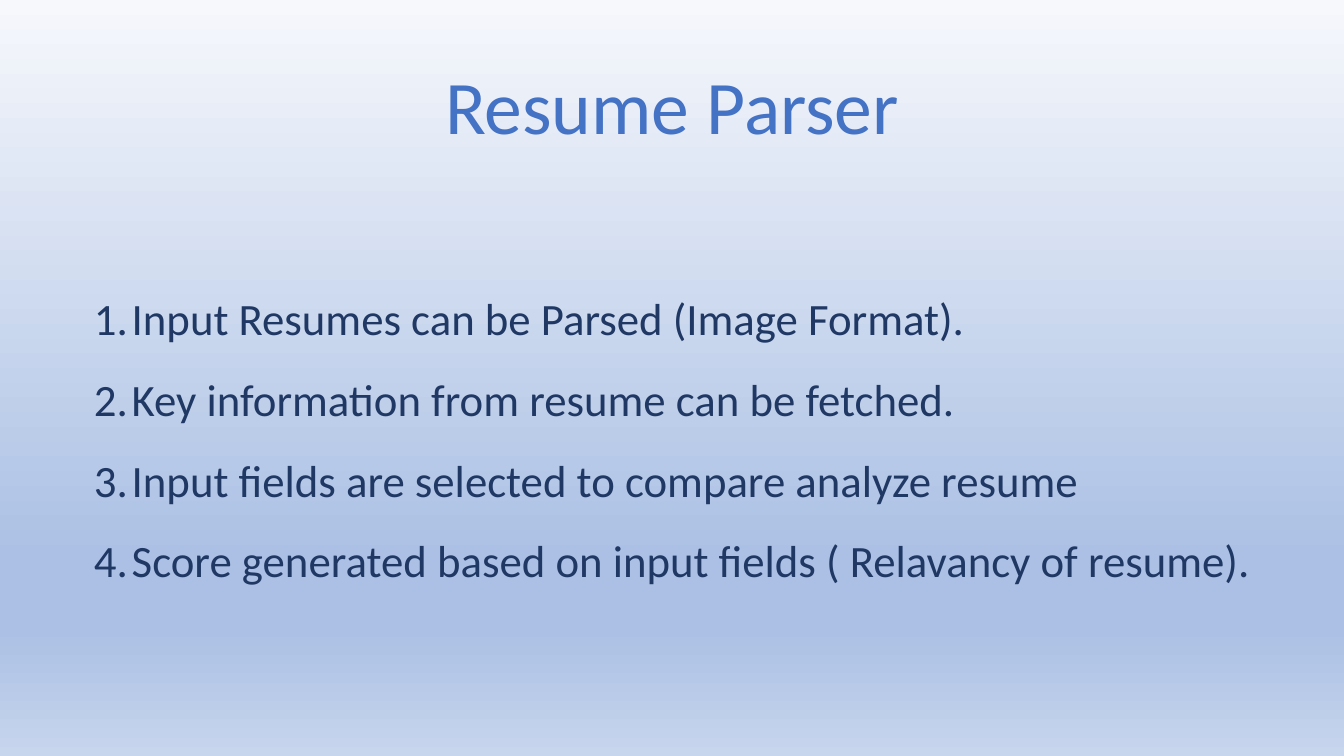
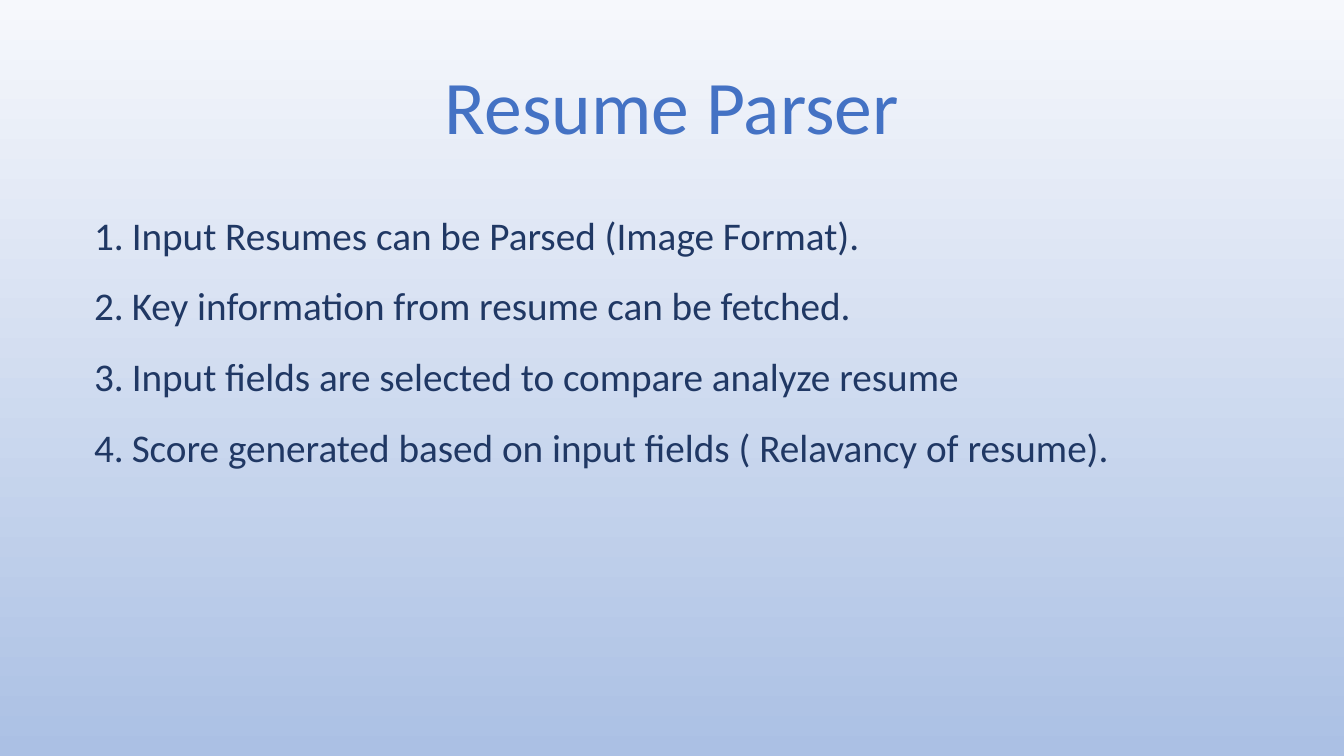
Before and after one commit to manish-bharti/resume-parser, a slide deck: slide 4 of CVIC/major_project_presentation.pptx. Drawn at 1344x756 pixels with LibreOffice and Linux fonts; fonts in the diff are those of the drawing. Boxes give left, top, right and bottom in pixels: in the first picture for what was removed or moved away, otherwise in the second. Text is boxed around its words. In the diff, an @@ line names an element or a change of style, - is before the commit and + after.

```diff
--- a/CVIC/major_project_presentation.pptx
+++ b/CVIC/major_project_presentation.pptx
@@ background gradient #F6F8FC to #ABC0E4 to #C7D5ED to gradient #F6F8FC to #ABC0E4 @@
@@ text "Input Resumes can be Parsed ...": place and size @@
-text "Input Resumes can be Parsed ..." at <box>94,302,1249,585</box>
+text "Input Resumes can be Parsed ..." at <box>132,221,1109,469</box>
@@ text "Input Resumes can be Parsed ..." at <box>132,221,1109,469</box>: size 32 to 28 pt; indent changed @@
```
Also in this commit, not shown: 11 other slides changed, 1 slide added, 7 other files.
